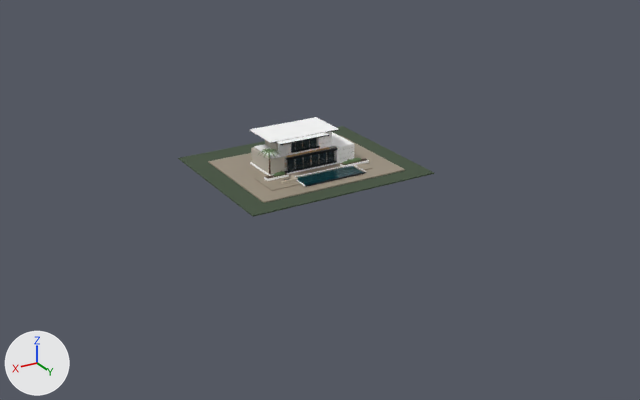
Before and after pictures for a commit that changed the glTF model projects/Dubai-Luxury-Villa-AI/exports/villa-v0.2-hero.glb.
Both versions are drawn from a camera (50 mm lens) standing at (79.0, 138.8, 60.6) and looking at (-0.4, 6.5, -5.5). The axes (+X, +Y, +Z) are drawn at lower left. The lights are the same throughout. The picture after the commit comes second. Where no turn or scale is listed for an object, it has been applied to the vertices.

Names of what the first picture shows: 'garden_field', 'ground_left_stone_core', 'pool_water', 'roof_plane', 'site_plinth' and 26 more.
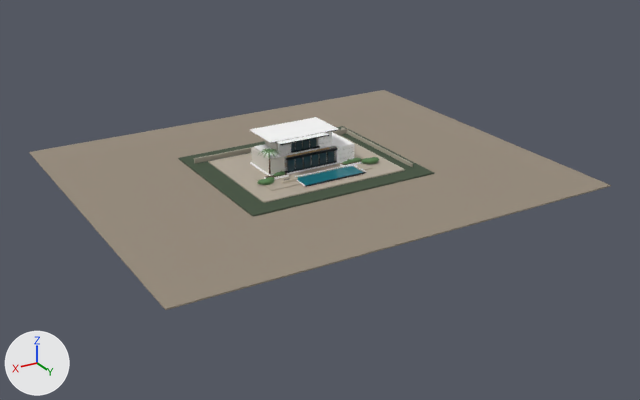
Changed parts and their boxes (x1, y1, x2, y2) in the pictures (640 x 400 px):
'context_ground_r4', added (brown): after (29, 90, 611, 310)
'pool_water', surface changed: (298, 166, 363, 185) in both
'rear_boundary_r4', added: after (194, 128, 348, 163)
'left_boundary_r4', added: after (341, 127, 413, 167)
'context_shrub_r4_00', added: after (367, 157, 379, 164)
'context_shrub_r4_02', added: after (261, 178, 274, 185)

The edits, one by one:
In material 'PoolWater' (mat_poolwater), transmission_weight goes from 0.82 to 0.18.
Material 'ContextCurb' (mat_contextcurb) is new.
Its base color is (0.42, 0.38, 0.31) (grey #ada697).
Its roughness is 0.68.
Material 'ContextSand' (mat_contextsand) is new.
Its base color is (0.31, 0.26, 0.2) (brown #978b7c).
Its roughness is 0.82.
Mesh me_icosphere_010 is new.
It is an icosphere of 80 faces spanning x -1.28..1.28, y -0.7..0.7, z -0.56..0.56.
It uses material mat_leafolive (green #598150).
Mesh me_icosphere_008 is new.
It is an icosphere of 80 faces spanning x -1.43..1.43, y -0.78..0.78, z -0.62..0.62.
It uses material mat_leafolive (green #598150).
Mesh me_cube_107_1 is new.
It has 96 vertices, 188 faces and spans x -0.2..0.2, y -12.5..12.5, z -0.4..0.4.
It uses material mat_contextcurb (grey #ada697).
Mesh me_cube_106_1 is new.
It has 96 vertices, 188 faces and spans x -17.5..17.5, y -0.2..0.2, z -0.6..0.6.
It uses material mat_contextcurb (grey #ada697).
Mesh me_cube_105_1 is new.
It is a box spanning x -43.0..43.0, y -36.0..36.0, z -0.1..0.1.
It uses material mat_contextsand (brown #978b7c).
Object 'context_shrub_r4_02' (ob_context_shrub_r4_02) is new; it shows me_icosphere_010.
Its location is (10.8, 6.7, 0.6).
Object 'context_shrub_r4_00' (ob_context_shrub_r4_00) is new; it shows me_icosphere_008.
Its location is (-11.5, 7.5, 0.6).
Object 'left_boundary_r4' (ob_left_boundary_r4) is new; it shows me_cube_107_1.
Its location is (-17.2, 0.0, 0.1).
Object 'rear_boundary_r4' (ob_rear_boundary_r4) is new; it shows me_cube_106_1.
Its location is (0.0, -10.6, 0.2).
Object 'context_ground_r4' (ob_context_ground_r4) is new; it shows me_cube_105_1.
Its location is (0.0, 2.0, -0.6).
